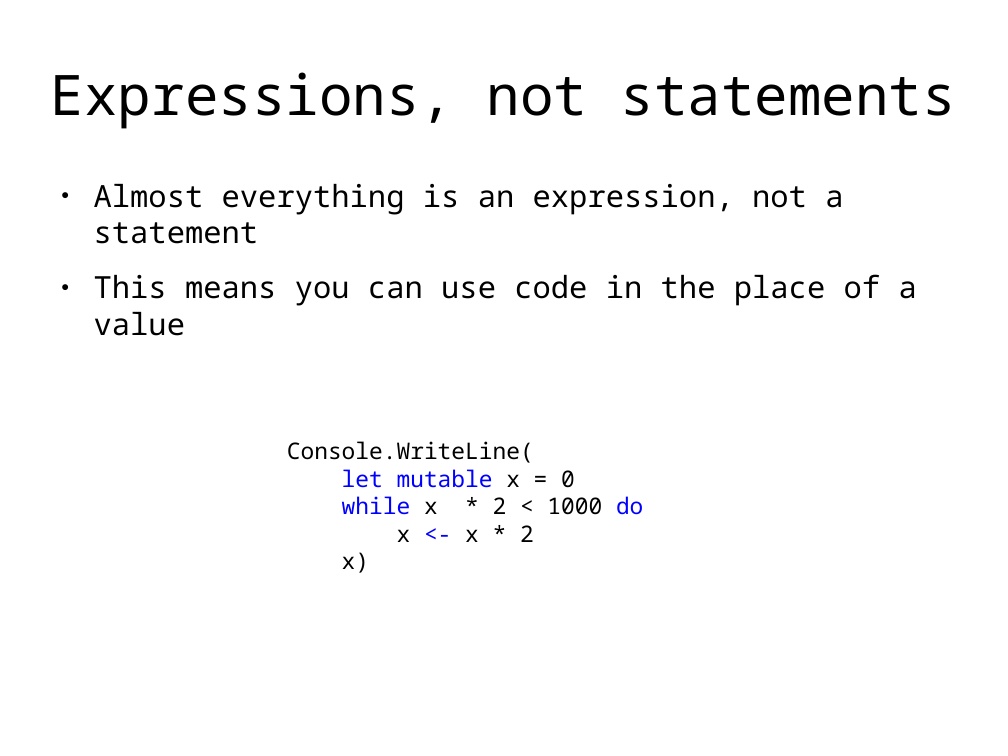
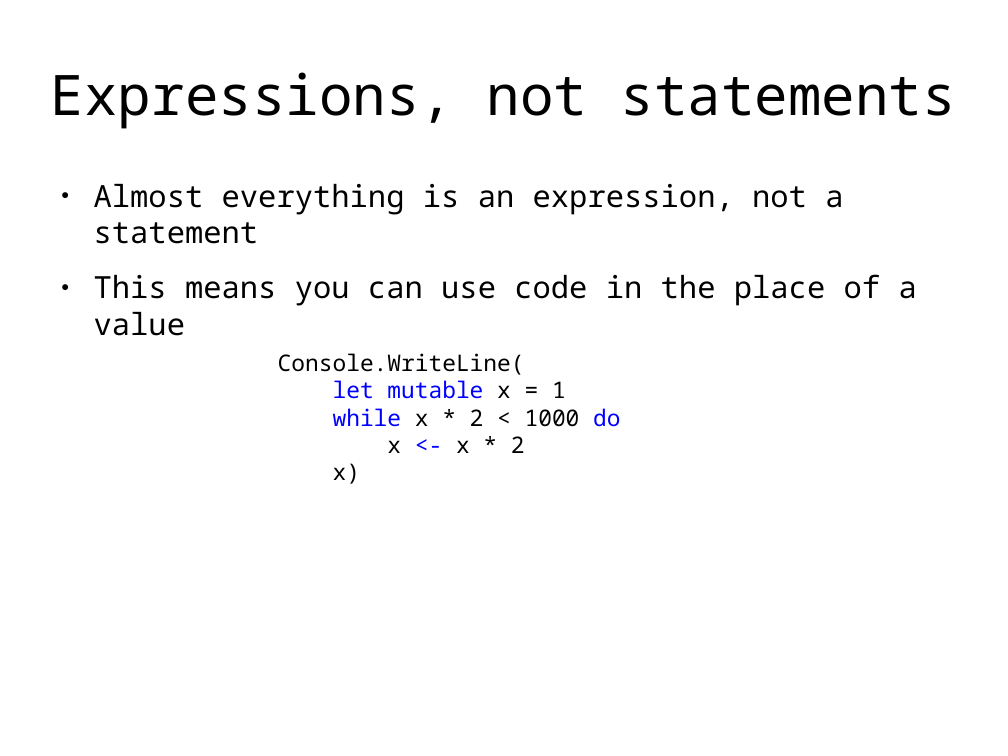
Before and after one commit to rspeele/FSharpTalk, a slide deck: slide 6 of fstalk.odp. Drawn at 1008x756 pixels with LibreOffice and Linux fonts; fonts in the diff are those of the drawing. Boxes give left, top, right and bottom in pixels: in the first picture for what was removed or moved away, otherwise in the second. Text is boxed around its words. In the diff, an @@ line names an element or a change of style, - is before the commit and + after.

```diff
--- a/fstalk.odp
+++ b/fstalk.odp
@@ text "Console.WriteLine(": place and size @@
-text "Console.WriteLine(" at bbox=[287, 441, 643, 573]
+text "Console.WriteLine(" at bbox=[278, 353, 620, 484]
@@ text at bbox=[333, 380, 566, 399]: text changed @@
-let mutable x = 0
+let mutable x = 1
```
Also in this commit, not shown: 1 other slide changed, 6 slides added, 10 other files.
